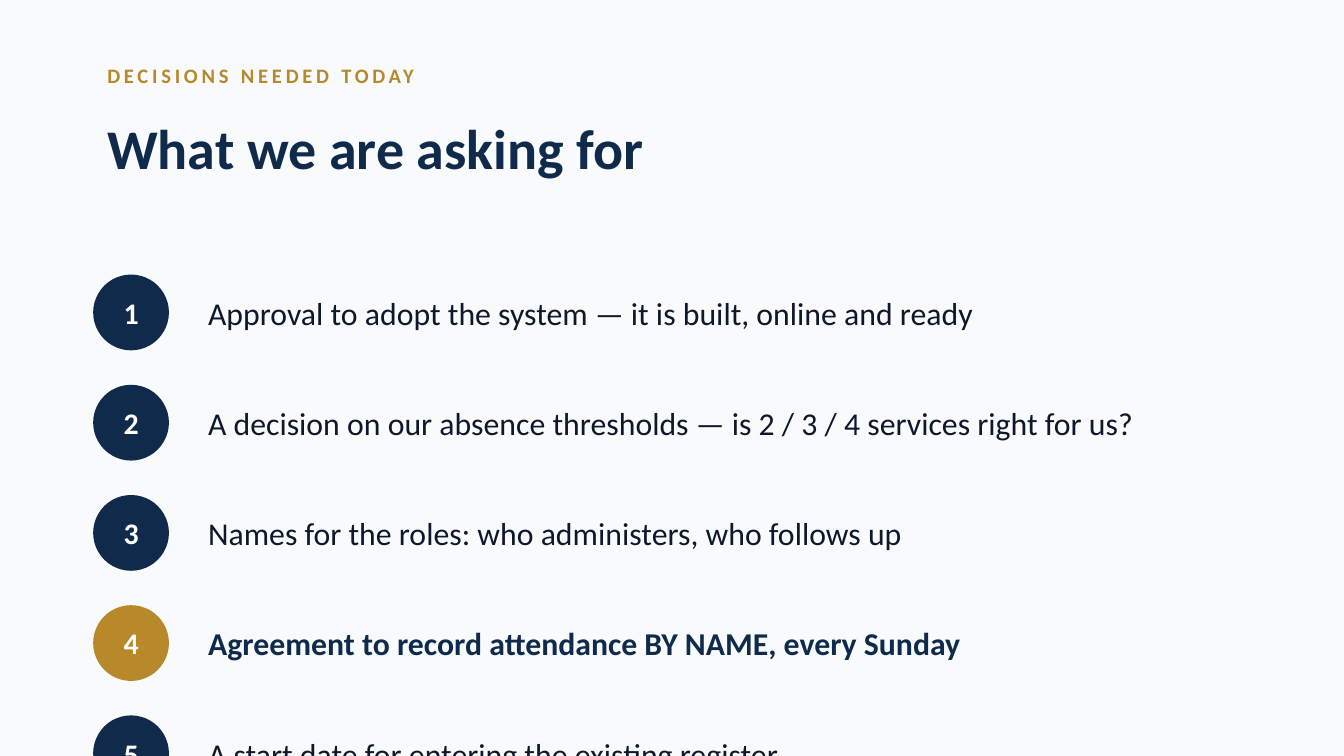
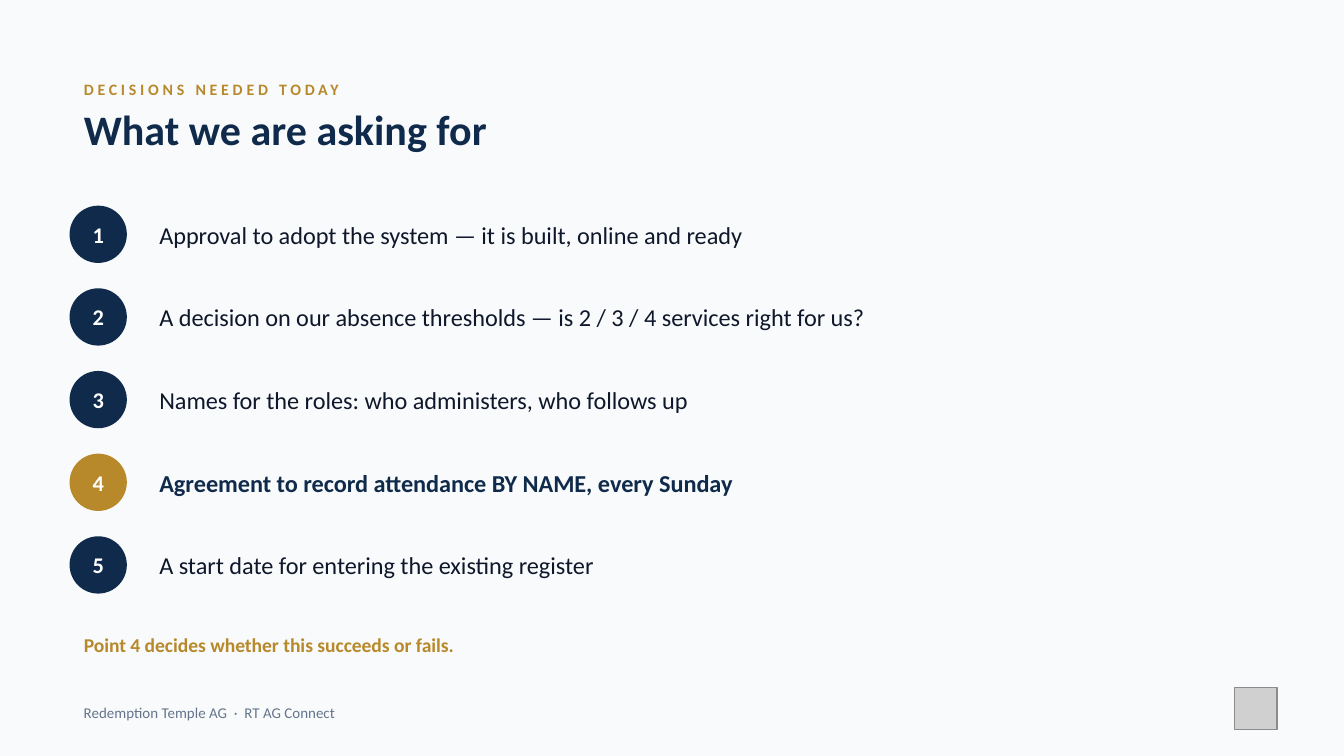
Before and after one commit to nhanhayhaw/ChurchCONNECT, a slide deck: slide 20 of docs/ChurchConnect-Leadership-Presentation.pptx. Drawn at 1344x756 pixels with LibreOffice and Linux fonts; fonts in the diff are those of the drawing; grey boxes stand for pictures; background and template pictures are left out. Boxes give left, top, right and bottom in pixels: in the first picture for what was removed or moved away, otherwise in the second. Text is boxed around its words. In the diff, an @@ line names an element or a change of style, - is before the commit and + after.

```diff
--- a/docs/ChurchConnect-Leadership-Presentation.pptx
+++ b/docs/ChurchConnect-Leadership-Presentation.pptx
@@ text "DECISIONS NEEDED TODAY": place and size @@
-text "DECISIONS NEEDED TODAY" at box(94, 56, 1344, 94)
+text "DECISIONS NEEDED TODAY" at box(70, 75, 1269, 103)
@@ text "DECISIONS NEEDED TODAY" at box(70, 75, 1269, 103): size 11 to 8.5 pt @@
@@ text "What we are asking for": place and size @@
-text "What we are asking for" at box(107, 129, 644, 179)
+text "What we are asking for" at box(84, 115, 486, 152)
@@ text "What we are asking for" at box(84, 115, 486, 152): size 30 to 22.5 pt @@
@@ text "1": place and size @@
-text "1" at box(124, 304, 139, 324)
+text "1" at box(93, 228, 104, 243)
@@ ellipse: place and size @@
-ellipse at box(94, 276, 168, 349)
+ellipse at box(70, 207, 125, 262)
@@ text "Approval to adopt the system ...": place and size @@
-text "Approval to adopt the system ..." at box(208, 303, 973, 330)
+text "Approval to adopt the system ..." at box(159, 227, 742, 248)
@@ text "2": place and size @@
-text "2" at box(124, 414, 139, 434)
+text "2" at box(93, 310, 104, 325)
@@ ellipse: place and size @@
-ellipse at box(94, 386, 168, 460)
+ellipse at box(70, 289, 125, 344)
@@ text "A decision on our absence ...": place and size @@
-text "A decision on our absence ..." at box(208, 413, 1133, 441)
+text "A decision on our absence ..." at box(159, 309, 864, 330)
@@ text "3": place and size @@
-text "3" at box(124, 524, 139, 545)
+text "3" at box(93, 393, 104, 408)
@@ ellipse: place and size @@
-ellipse at box(94, 496, 168, 570)
+ellipse at box(70, 372, 125, 427)
@@ text "Names for the roles: who ...": place and size @@
-text "Names for the roles: who ..." at box(208, 523, 901, 550)
+text "Names for the roles: who ..." at box(159, 392, 688, 413)
@@ text "4": place and size @@
-text "4" at box(124, 634, 139, 654)
+text "4" at box(93, 476, 104, 491)
@@ ellipse: place and size @@
-ellipse at box(94, 606, 168, 680)
+ellipse at box(70, 454, 125, 509)
@@ text "Agreement to record attendance BY ...": place and size @@
-text "Agreement to record attendance BY ..." at box(208, 632, 960, 661)
+text "Agreement to record attendance BY ..." at box(159, 475, 732, 496)
@@ size 16 to 12 pt in 5 elements at box(93, 228, 104, 243), box(93, 310, 104, 325), box(93, 393, 104, 408), box(93, 476, 104, 491), box(93, 558, 104, 573) @@
@@ text "5": place and size @@
-text "5" at box(94, 716, 168, 756)
+text "5" at box(93, 558, 104, 573)
@@ ellipse: place and size @@
-ellipse at box(94, 716, 168, 756)
+ellipse at box(70, 538, 125, 593)
@@ size 17 to 13 pt in 5 elements at box(159, 227, 742, 248), box(159, 309, 864, 330), box(159, 392, 688, 413), box(159, 475, 732, 496), box(159, 557, 594, 578) @@
@@ text "A start date for entering ...": place and size @@
-text "A start date for entering ..." at box(305, 523, 392, 546)
+text "A start date for entering ..." at box(159, 557, 594, 578)
@@ text added at box(84, 638, 454, 652), 10.5 pt, text #B8892B, bold @@
+Point 4 decides whether this succeeds or fails.
@@ picture added at box(1235, 688, 1278, 731) @@
@@ text added at box(84, 707, 334, 721), 8 pt, text #64748B @@
+Redemption Temple AG · RT AG Connect
```
Also in this commit, not shown: 21 other slides changed, 5 other files.
